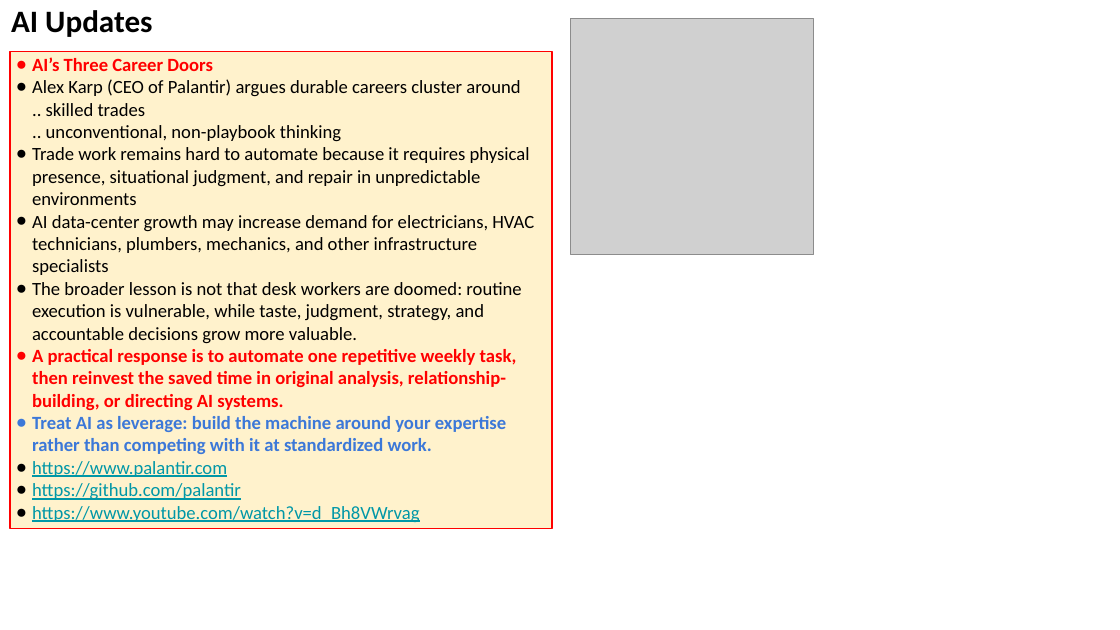
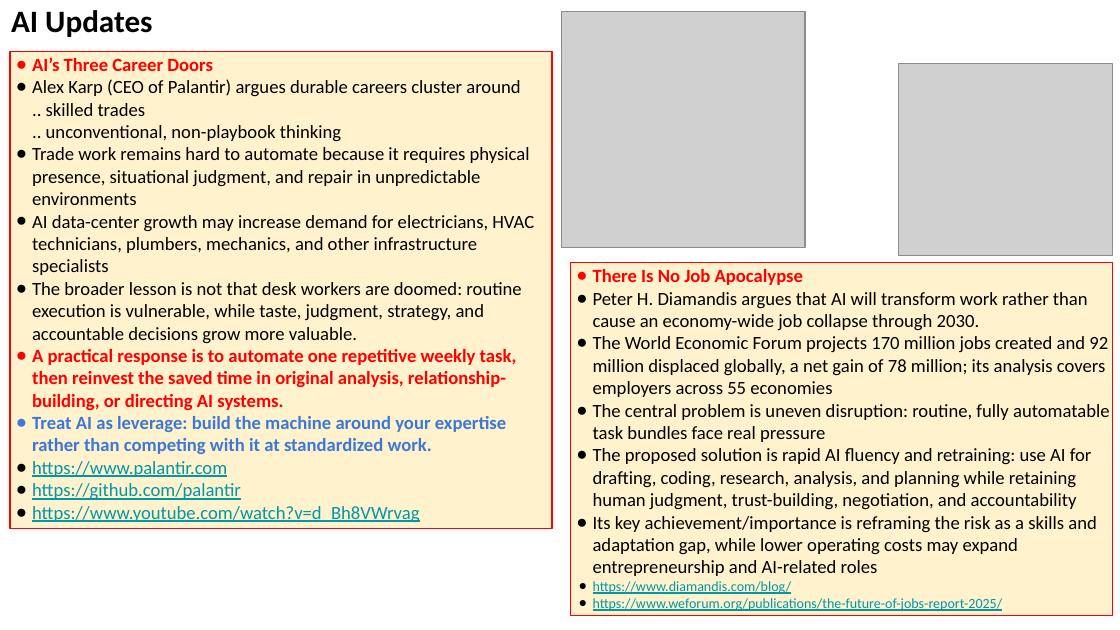
Before and after one commit to lselector/seminar, a slide deck: slide 29 of 2026/2026-09-04-AI-Updates.pptx (slide 27 before the commit). Drawn at 1120x630 pixels with LibreOffice and Linux fonts; fonts in the diff are those of the drawing; grey boxes stand for pictures. Boxes give left, top, right and bottom in pixels: in the first picture for what was removed or moved away, otherwise in the second. Text is boxed around its words. In the diff, an @@ line names an element or a change of style, - is before the commit and + after.

```diff
--- a/2026/2026-09-04-AI-Updates.pptx
+++ b/2026/2026-09-04-AI-Updates.pptx
@@ picture: place and size @@
-picture at [571, 19, 814, 255]
+picture at [562, 11, 805, 248]
@@ picture added at [898, 64, 1112, 256] @@
@@ rectangle added at [570, 263, 1112, 616], fill #FFF2CC, outline #FF0000 0.75 pt, 12 pt, text #000000 @@
+● There Is No Job Apocalypse
+● Peter H. Diamandis argues that AI will transform work rather than cause an economy-wide job collapse through 2030.
+● The World Economic Forum projects 170 million jobs created and 92 million displaced globally, a net gain of 78 million; its analysis covers employers across 55 economies
+● The central problem is uneven disruption: routine, fully automatable task bundles face real pressure
+● The proposed solution is rapid AI fluency and retraining: use AI for drafting, coding, research, analysis, and planning while retaining human judgment, trust-building, negotiation, and accountability
+● Its key achievement/importance is reframing the risk as a skills and adaptation gap, while lower operating costs may expand entrepreneurship and AI-related roles
+● https://www.diamandis.com/blog/
+● https://www.weforum.org/publications/the-future-of-jobs-report-2025/
```
Also in this commit, not shown: 7 other slides changed, 2 slides added.
